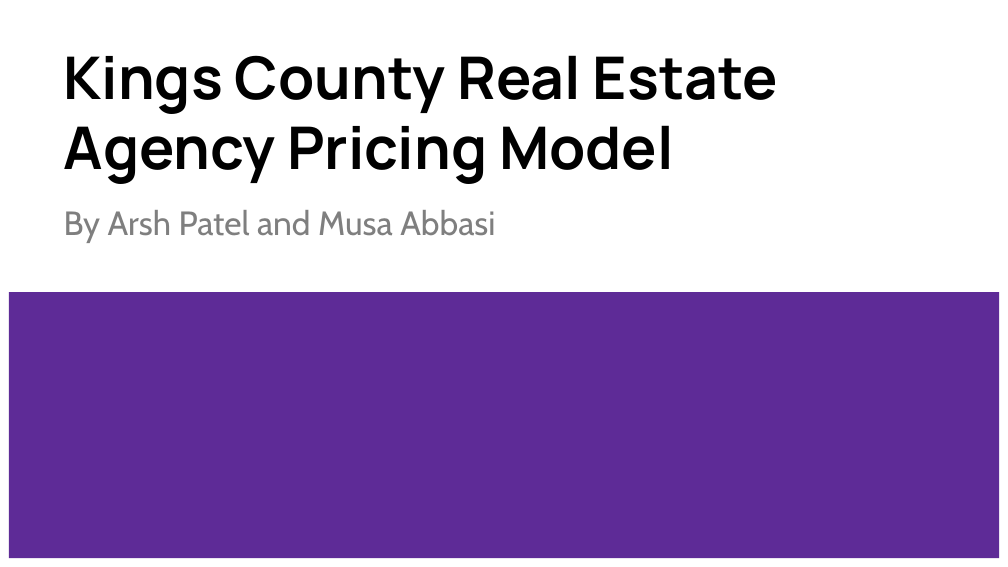
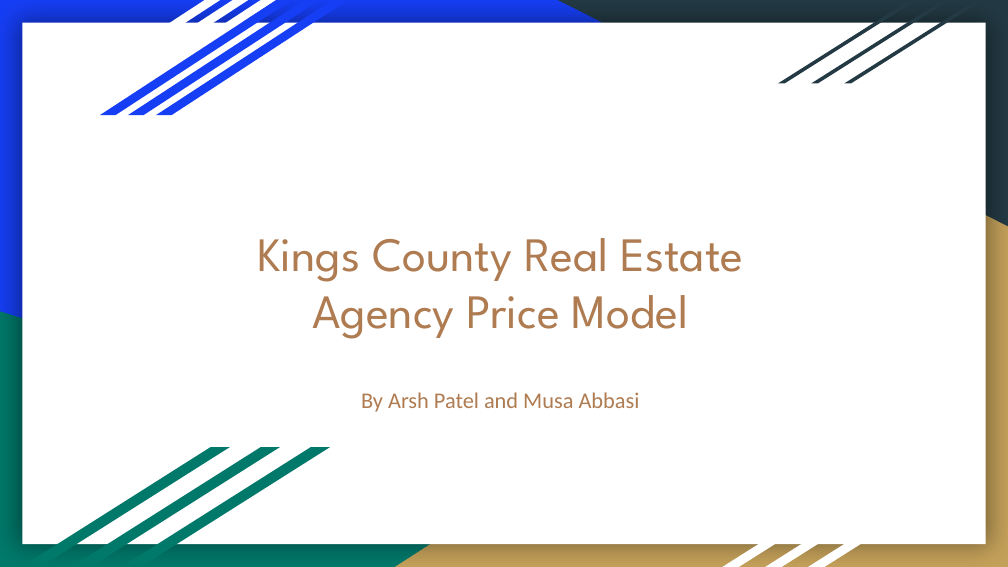
Before and after one commit to MusaAbbasi/Phase_2_Project, a slide deck: slide 1 of Phase 2 Project Presentation.pptx. Drawn at 1008x567 pixels with LibreOffice and Linux fonts; fonts in the diff are those of the drawing. Boxes give left, top, right and bottom in pixels: in the first picture for what was removed or moved away, otherwise in the second. Text is boxed around its words. In the diff, an @@ line names an element or a change of style, - is before the commit and + after.

```diff
--- a/Phase 2 Project Presentation.pptx
+++ b/Phase 2 Project Presentation.pptx
@@ background #FFFFFF to #163EF5 @@
@@ rectangle added at <box>22,23,986,544</box>, fill #FFFFFF @@
@@ parallelogram added at <box>28,0,220,115</box>, fill #FFFFFF @@
@@ parallelogram added at <box>56,0,248,115</box>, fill #FFFFFF @@
@@ parallelogram added at <box>85,0,276,115</box>, fill #FFFFFF @@
@@ parallelogram added at <box>100,0,291,115</box>, fill #163EF5 @@
@@ parallelogram added at <box>128,0,320,115</box>, fill #163EF5 @@
@@ parallelogram added at <box>156,0,348,115</box>, fill #163EF5 @@
@@ right triangle added at <box>557,0,1008,226</box>, fill #233A44 @@
@@ parallelogram added at <box>778,1,916,84</box>, fill #233A44 @@
@@ parallelogram added at <box>811,1,950,84</box>, fill #233A44 @@
@@ parallelogram added at <box>845,1,983,84</box>, fill #233A44 @@
@@ right triangle added at <box>395,171,1008,567</box>, fill #C4A15A @@
@@ title "Kings County Real Estate Agency ..." at <box>257,238,743,339</box>: vertical alignment bottom to middle @@
@@ title at <box>257,238,743,339</box>: text changed; size 42 to 34.2 pt; font Manrope to League Spartan; text colour #000000 to #AF7B51; bold off @@
-Kings County Real Estate Agency Pricing Model
+Kings County Real Estate Agency Price Model
@@ rectangle removed at <box>9,292,999,558</box> @@
@@ right triangle added at <box>0,311,812,567</box>, fill #00796B @@
@@ subtitle "By Arsh Patel and Musa ...": place and size @@
-subtitle "By Arsh Patel and Musa ..." at <box>64,210,495,243</box>
+subtitle "By Arsh Patel and Musa ..." at <box>361,392,640,412</box>
@@ subtitle "By Arsh Patel and Musa ..." at <box>361,392,640,412</box>: size 24 to 16 pt, font Cabin to Calibri, text colour #7F7F7F to #AF7B51; alignment left to centre @@
@@ parallelogram added at <box>22,448,230,566</box>, fill #00796B @@
@@ parallelogram added at <box>72,448,279,566</box>, fill #00796B @@
@@ parallelogram added at <box>122,448,330,566</box>, fill #00796B @@
@@ parallelogram added at <box>723,465,900,566</box>, fill #FFFFFF @@
@@ parallelogram added at <box>765,465,942,566</box>, fill #FFFFFF @@
@@ parallelogram added at <box>808,465,986,566</box>, fill #FFFFFF @@
```
Also in this commit, not shown: 4 other slides changed, 8 slides added, 7 slides removed, 2 other files.
